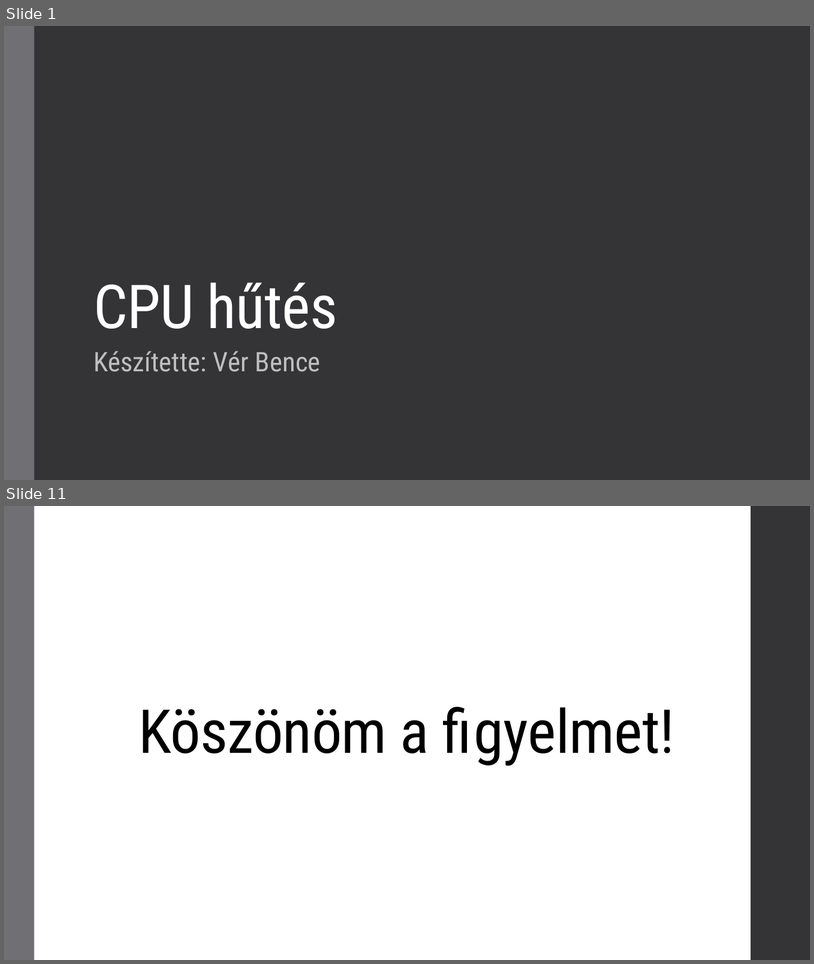
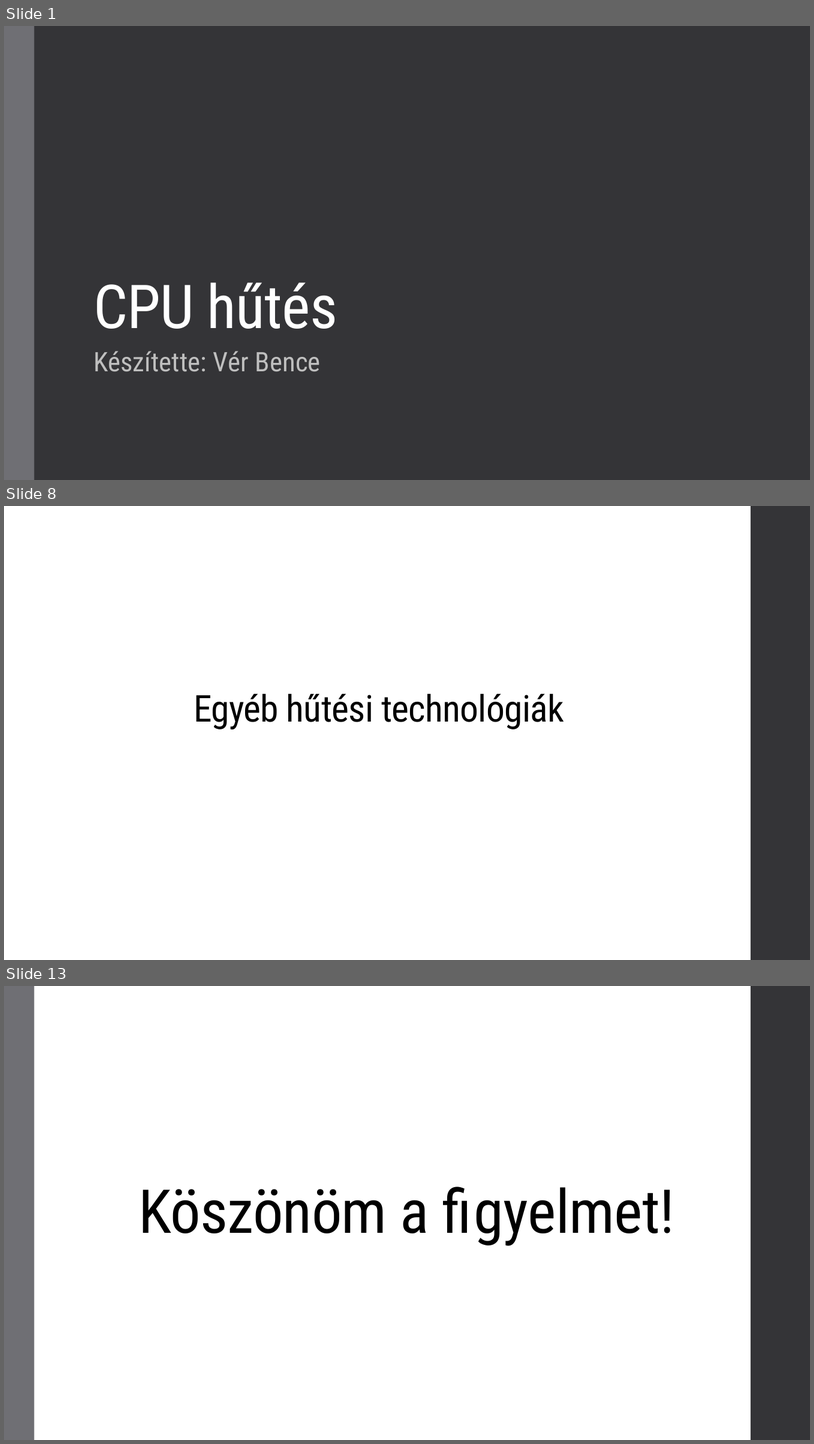
Before and after one commit to verbence/ppt-2022, a slide deck: cpuhutes.pptx. Shown one above the other, each under a label of ours: slides 1 and 11 before the commit, slides 1, 8 and 13 after it; the slides between them are not shown. The pictures are 814x964 and 814x1444 pixels, drawn with LibreOffice and Linux fonts; fonts in the diff are those of the drawing. Boxes give left, top, right and bottom in pixels: in the first picture for what was removed or moved away, otherwise in the second. Text is boxed around its words. In the diff, an @@ line names an element or a change of style, - is before the commit and + after.

```diff
--- a/cpuhutes.pptx
+++ b/cpuhutes.pptx
@@ slide 8 added at [4, 506, 810, 960], background #FFFFFF; not listed: 1 template element that a slide beside it also shows @@
@@ title added at [194, 693, 564, 729], 44 pt, text #000000 @@
+Egyéb hűtési technológiák
@@ what was slide 11 is now slide 13 @@
```
Also in this commit, not shown: 8 slides changed, 1 other slide added.
